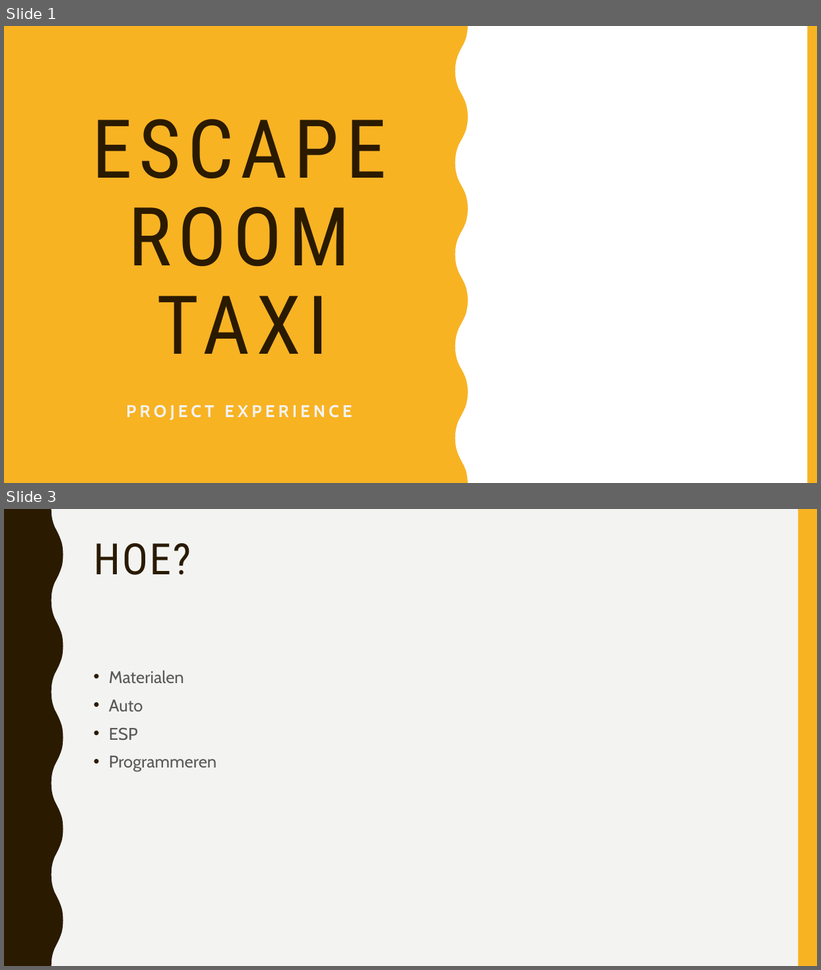
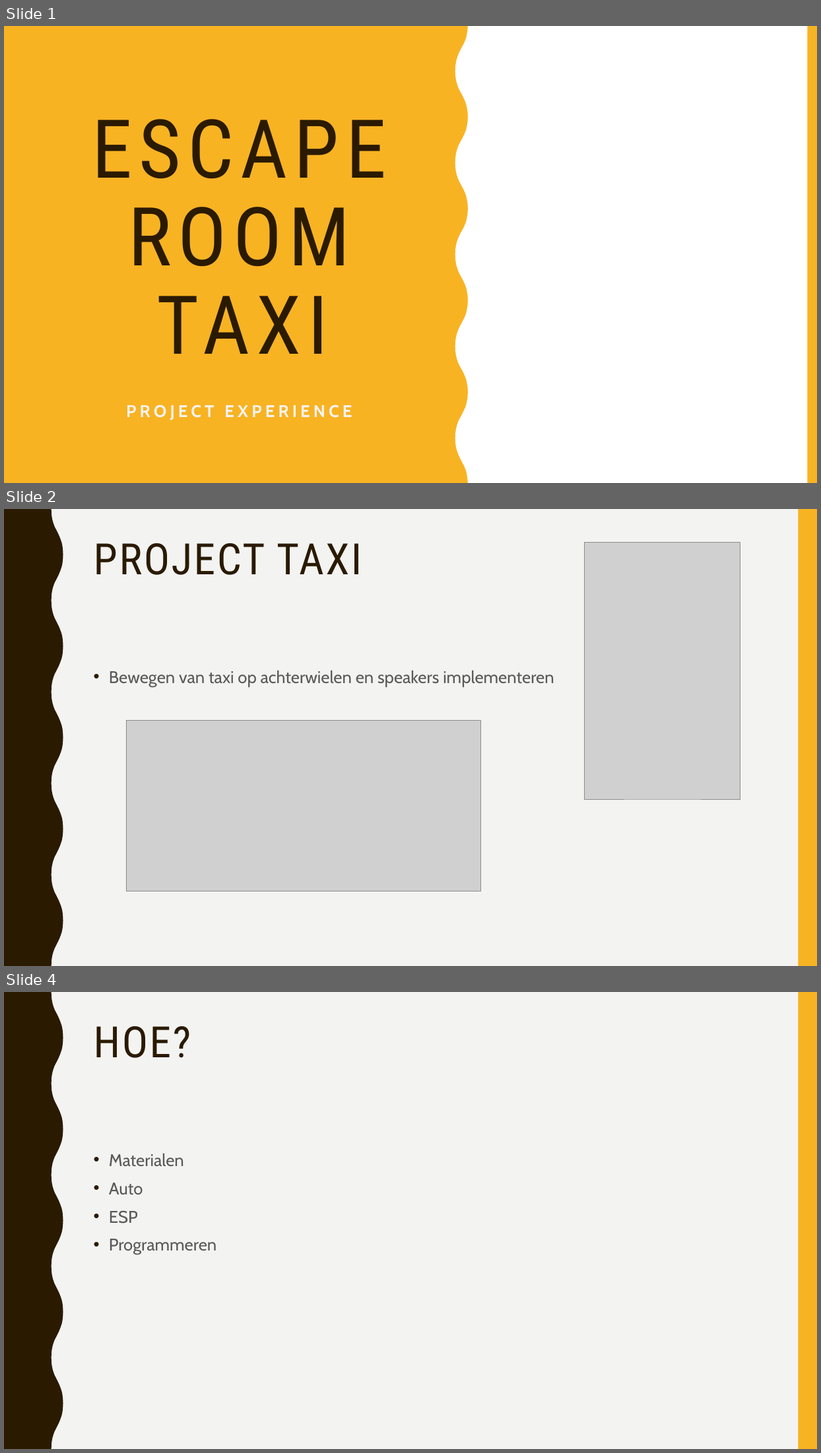
Before and after one commit to vives-project-xp/Taxi, a slide deck: School presentatie/Escape_room_taxi_projectxp.pptx. Shown one above the other, each under a label of ours: slides 1 and 3 before the commit, slides 1, 2 and 4 after it; the slides between them are not shown. The pictures are 821x970 and 821x1453 pixels, drawn with LibreOffice and Linux fonts; fonts in the diff are those of the drawing; grey boxes stand for pictures. Boxes give left, top, right and bottom in pixels: in the first picture for what was removed or moved away, otherwise in the second. Text is boxed around its words. In the diff, an @@ line names an element or a change of style, - is before the commit and + after.

Commit message:
ppt

```diff
--- a/School presentatie/Escape_room_taxi_projectxp.pptx
+++ b/School presentatie/Escape_room_taxi_projectxp.pptx
@@ slide 2 added at (x1=4, y1=509, x2=817, y2=966), background #F3F3F2; not listed: 2 template elements that a slide beside it also shows @@
@@ title added at (x1=94, y1=543, x2=362, y2=575), 51 pt, text #2A1A00 @@
+PROJECT TAXI
@@ picture added at (x1=585, y1=542, x2=741, y2=799) @@
@@ text added at (x1=109, y1=670, x2=554, y2=687), 20 pt, text #595959 @@
+• Bewegen van taxi op achterwielen en speakers implementeren
@@ picture added at (x1=126, y1=720, x2=481, y2=891) @@
@@ what was slide 3 is now slide 4 @@
```
Also in this commit, not shown: 1 other slide added, 1 slide removed.
